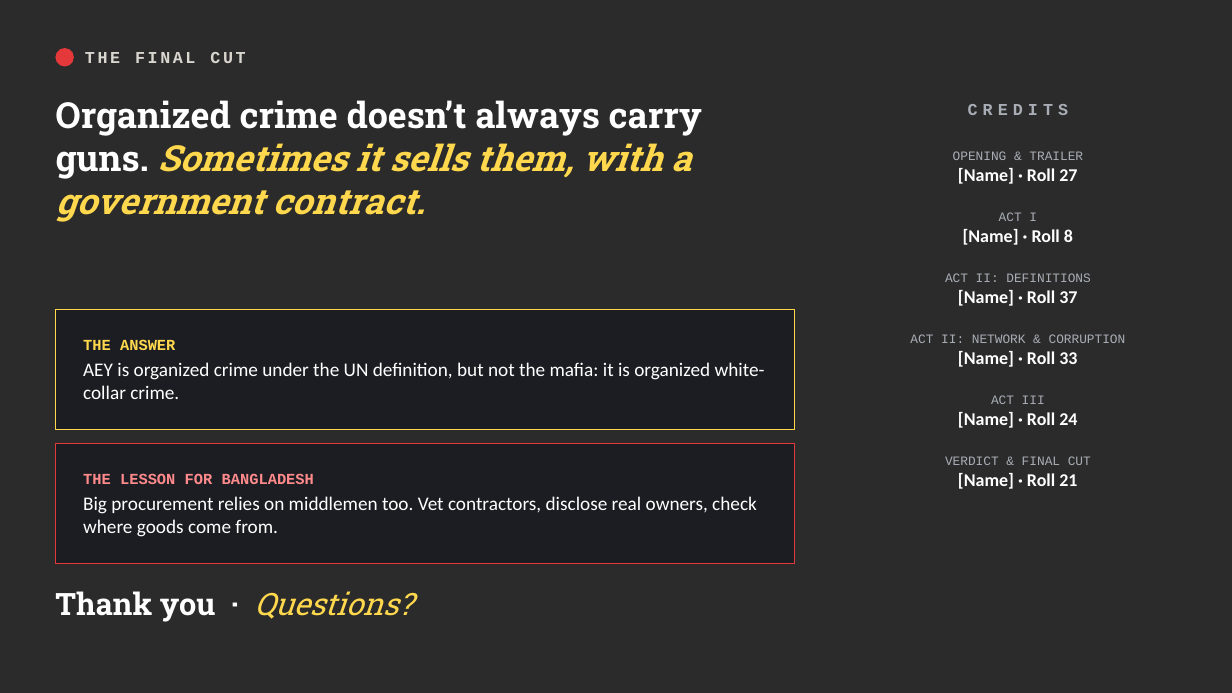
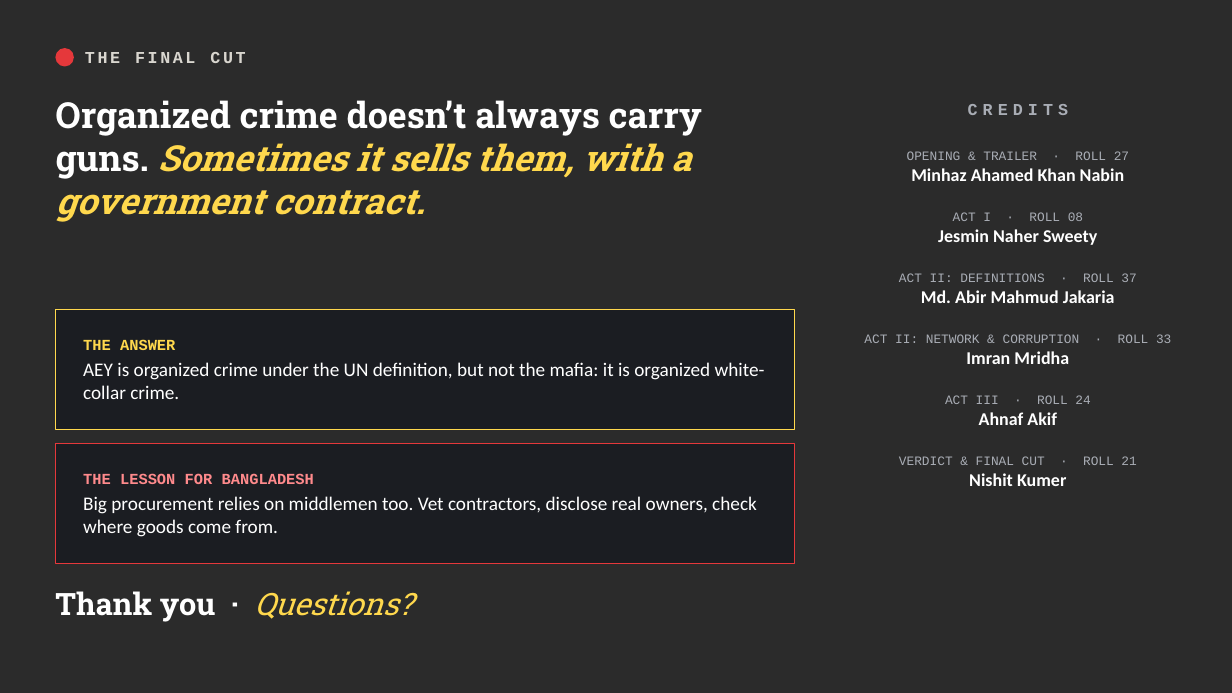
Before and after one commit to jeet42-byte/bangladesh-crime-monitor, a slide deck: slide 12 of organized-crime-assignment/Group-6_War_Dogs_Directors_Cut.pptx. Drawn at 1232x693 pixels with LibreOffice and Linux fonts; fonts in the diff are those of the drawing; background and template pictures are left out; a plain dark background stands for a picture behind light text. Boxes give left, top, right and bottom in pixels: in the first picture for what was removed or moved away, otherwise in the second. Text is boxed around its words. In the diff, an @@ line names an element or a change of style, - is before the commit and + after.

```diff
--- a/organized-crime-assignment/Group-6_War_Dogs_Directors_Cut.pptx
+++ b/organized-crime-assignment/Group-6_War_Dogs_Directors_Cut.pptx
@@ text at [907,151,1129,181]: text changed @@
-OPENING & TRAILER
-[Name] · Roll 27
+OPENING & TRAILER · ROLL 27
+Minhaz Ahamed Khan Nabin
@@ text at [938,212,1097,245]: text changed @@
-ACT I
-[Name] · Roll 8
+ACT I · ROLL 08
+Jesmin Naher Sweety
@@ text at [899,273,1136,303]: text changed @@
-ACT II: DEFINITIONS
-[Name] · Roll 37
+ACT II: DEFINITIONS · ROLL 37
+Md. Abir Mahmud Jakaria
@@ text at [864,334,1171,343]: text changed @@
-ACT II: NETWORK & CORRUPTION
-[Name] · Roll 33
+ACT II: NETWORK & CORRUPTION · ROLL 33
+Imran Mridha
@@ text at [945,395,1090,425]: text changed; size 14 to 10 pt; font Calibri to Courier New; text colour #FFFFFF to #A9ADB5; bold off @@
-ACT III
-[Name] · Roll 24
+ACT III · ROLL 24
+Ahnaf Akif
@@ text at [899,456,1136,465]: text changed @@
-VERDICT & FINAL CUT
-[Name] · Roll 21
+VERDICT & FINAL CUT · ROLL 21
+Nishit Kumer
```
Also in this commit, not shown: 1 other slide changed, 7 other files.
